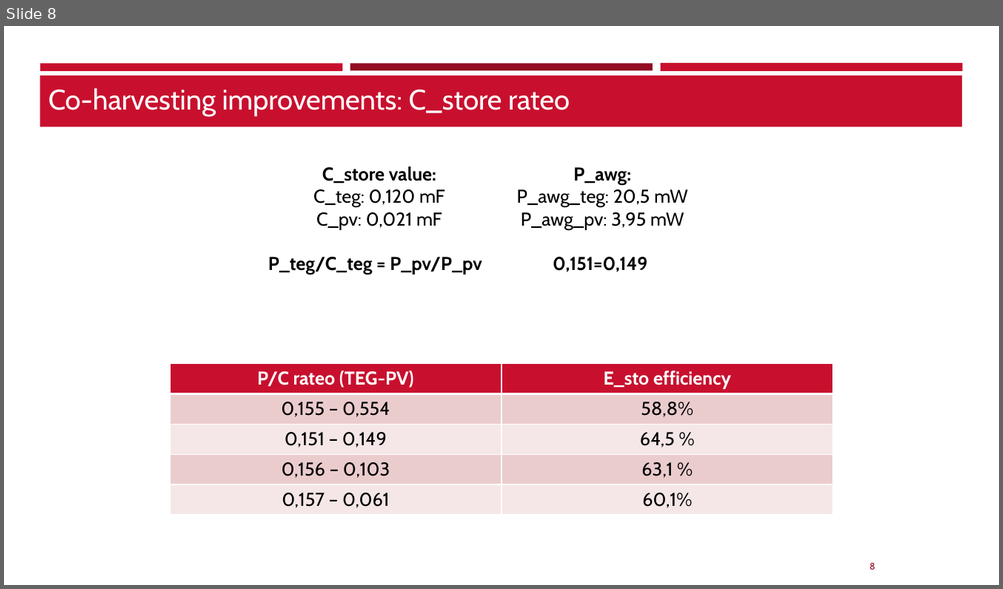
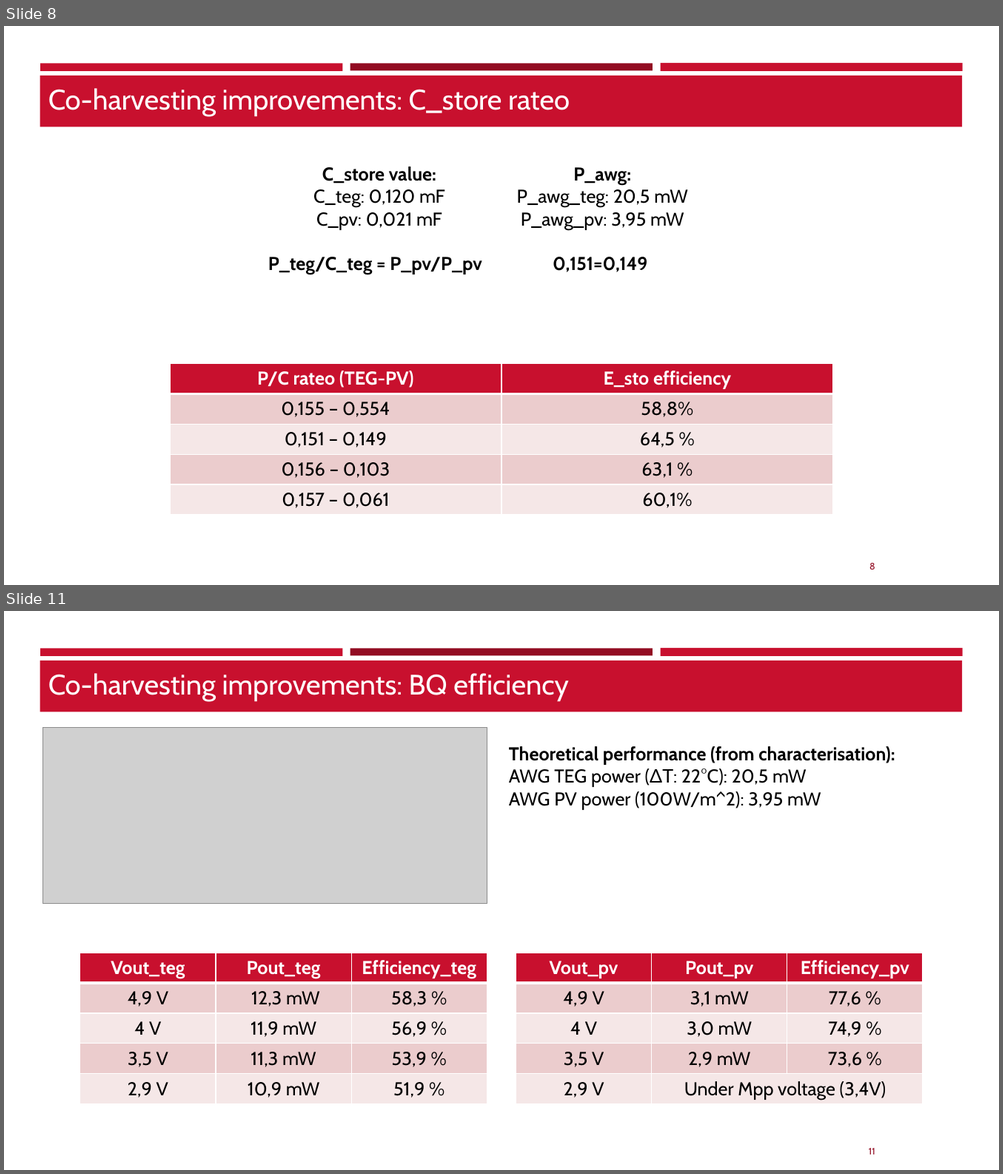
Before and after one commit to TheBepps/RideSyncEmbedded, a slide deck: Presentation/Final_results.pptx. Shown one above the other, each under a label of ours: slide 8 before the commit, slides 8 and 11 after it; the slides between them are not shown. The pictures are 1003x589 and 1003x1174 pixels, drawn with LibreOffice and Linux fonts; fonts in the diff are those of the drawing; grey boxes stand for pictures; background and template pictures are left out. Boxes give left, top, right and bottom in pixels: in the first picture for what was removed or moved away, otherwise in the second. Text is boxed around its words. In the diff, an @@ line names an element or a change of style, - is before the commit and + after.

```diff
--- a/Presentation/Final_results.pptx
+++ b/Presentation/Final_results.pptx
@@ slide 11 added at [4,611,999,1170], background #FFFFFF; not listed: 5 template elements that a slide beside it also shows @@
@@ text added at [48,673,569,701], 27.3 pt, text #FFFFFF @@
+Co-harvesting improvements: BQ efficiency
@@ picture added at [42,727,486,903] @@
@@ text added at [509,746,894,810], 18 pt, text #000000 @@
+Theoretical performance (from characterisation):
+AWG TEG power (ΔT: 22°C): 20,5 mW
+AWG PV power (100W/m^2): 3,95 mW
@@ table added at [80,954,487,1105], 5 rows, 3 columns @@
+Vout_teg | Pout_teg | Efficiency_teg
+4,9 V | 12,3 mW | 58,3 %
+4 V | 11,9 mW | 56,9 %
+3,5 V | 11,3 mW | 53,9 %
+2,9 V | 10,9 mW | 51,9 %
@@ table added at [516,954,923,1105], 5 rows, 3 columns @@
+Vout_pv | Pout_pv | Efficiency_pv
+4,9 V | 3,1 mW | 77,6 %
+4 V | 3,0 mW | 74,9 %
+3,5 V | 2,9 mW | 73,6 %
+2,9 V | Under Mpp voltage (3,4V) | 
```
Also in this commit, not shown: 2 slides changed, 1 other slide added, 14 slides removed, 7 other files.
